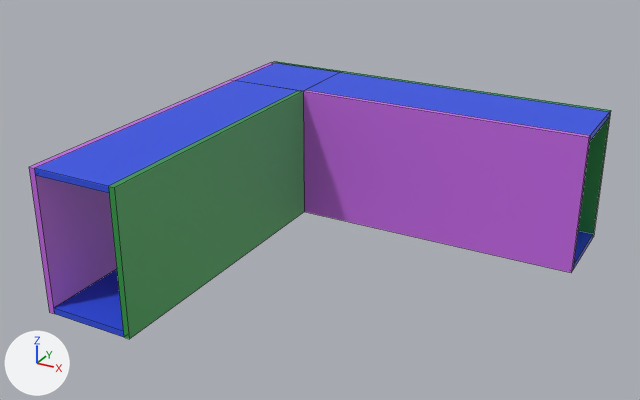
One commit to the Blender file _design/scene1.blend: the scene before it, then after it.
The view is the same before and after, from a 50 mm camera at (25.0, -28.4, 19.6) aimed at (6.4, 5.3, 2.8). The lights are fixed; the arrows at lower left show +X, +Y and +Z. The picture after the commit comes second. Mesh edges are drawn as thin lines.
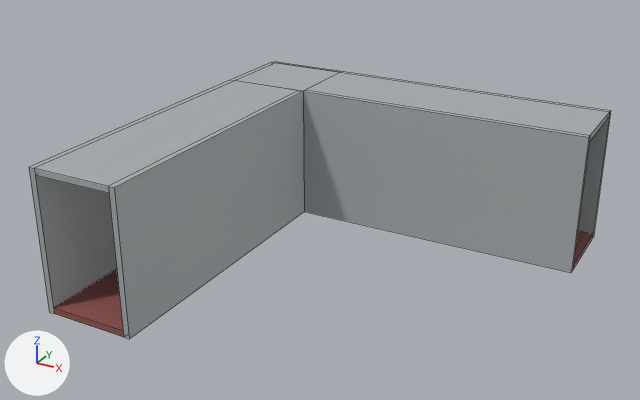
Commit message: feat: Change the colors of the walls, ceiling and floor

Changed parts and their boxes [x1, y1, x2, y2] in the pictures (640 x 400 px):
'Cube.006', recoloured (purple to grey): [303, 90, 590, 273] in both
'Cube.001', recoloured (green to grey): [108, 91, 304, 339] in both
'Cube.003', recoloured (blue to grey): [34, 81, 297, 193] in both
'Cube.002', recoloured (purple to grey): [29, 80, 235, 314] in both
'Cube.007', recoloured (blue to grey): [307, 72, 609, 140] in both
'Cube', recoloured (blue to brown): [54, 269, 124, 337] in both
'Cube.005', recoloured: [342, 71, 611, 238] in both
'Cube.011', recoloured (blue to grey): [236, 63, 340, 91] in both
'Cube.004', recoloured (blue to brown): [573, 231, 593, 269] in both
'Cube.009', recoloured: [273, 61, 342, 72] in both
'Cube.010', recoloured: [232, 62, 274, 81] in both

The change, as a list of edits to the scene's bpy script:
```text
Change mat_floor:
    mat_floor.base_color: (0.0257, 0.0788, 0.8) -> (0.291, 0.0951, 0.0835)  # blue #2c4fe7 -> brown #935752
Add mat_wall:
    mat_wall = principled_material('wall')
    mat_wall.base_color = (0.396, 0.422, 0.434)  # grey #a9aeb0
Add mat_ceiling:
    mat_ceiling = principled_material('ceiling')
    mat_ceiling.base_color = (0.396, 0.422, 0.434)  # grey #a9aeb0
Change me_cube_001:
    where me_cube_001.from_pydata(...)  # 8 vertices, 6 faces; spans x -3.5..3.5, y -7.5..7.5, z -0.2..0.2
    remove me_cube_001.materials.append(mat_wall2)  # green #309b47
    add me_cube_001.materials.append(mat_wall)  # grey #a9aeb0
Change me_cube_002:
    where me_cube_002.from_pydata(...)  # 8 vertices, 6 faces; spans x -3.5..3.5, y -7.5..7.5, z -0.2..0.2
    remove me_cube_002.materials.append(mat_wall1)  # purple #c768e7
    add me_cube_002.materials.append(mat_wall)  # grey #a9aeb0
Change me_cube_003:
    where me_cube_003.from_pydata(...)  # 8 vertices, 6 faces; spans x -2.0..2.0, y -7.5..7.5, z -0.2..0.2
    remove me_cube_003.materials.append(mat_floor)  # blue #2c4fe7
    add me_cube_003.materials.append(mat_ceiling)  # grey #a9aeb0
Change me_cube_005:
    where me_cube_005.from_pydata(...)  # 8 vertices, 6 faces; spans x -3.5..3.5, y -7.5..7.5, z -0.2..0.2
    remove me_cube_005.materials.append(mat_wall2)  # green #309b47
    add me_cube_005.materials.append(mat_wall)  # grey #a9aeb0
Change me_cube_006:
    where me_cube_006.from_pydata(...)  # 8 vertices, 6 faces; spans x -3.5..3.5, y -7.5..7.5, z -0.2..0.2
    remove me_cube_006.materials.append(mat_wall1)  # purple #c768e7
    add me_cube_006.materials.append(mat_wall)  # grey #a9aeb0
Change me_cube_007:
    where me_cube_007.from_pydata(...)  # 8 vertices, 6 faces; spans x -2.0..2.0, y -7.5..7.5, z -0.2..0.2
    remove me_cube_007.materials.append(mat_floor)  # blue #2c4fe7
    add me_cube_007.materials.append(mat_ceiling)  # grey #a9aeb0
Change me_cube_013:
    where me_cube_013.from_pydata(...)  # 8 vertices, 6 faces; spans x -3.5..3.5, y -2.3..2.3, z -0.15..0.15
    remove me_cube_013.materials.append(mat_wall2)  # green #309b47
    add me_cube_013.materials.append(mat_wall)  # grey #a9aeb0
Change me_cube_014:
    where me_cube_014.from_pydata(...)  # 8 vertices, 6 faces; spans x -3.5..3.5, y -2.15..2.15, z -0.15..0.15
    remove me_cube_014.materials.append(mat_wall1)  # purple #c768e7
    add me_cube_014.materials.append(mat_wall)  # grey #a9aeb0
Change me_cube_015:
    where me_cube_015.from_pydata(...)  # 8 vertices, 6 faces; spans x -2.15..2.15, y -2.15..2.15, z -0.15..0.15
    remove me_cube_015.materials.append(mat_floor)  # blue #2c4fe7
    add me_cube_015.materials.append(mat_ceiling)  # grey #a9aeb0
```
